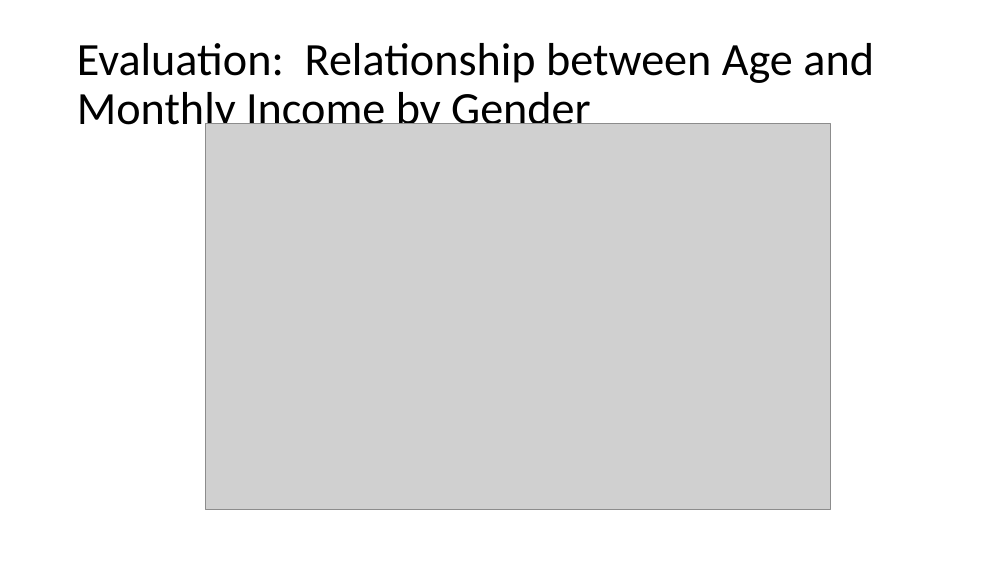
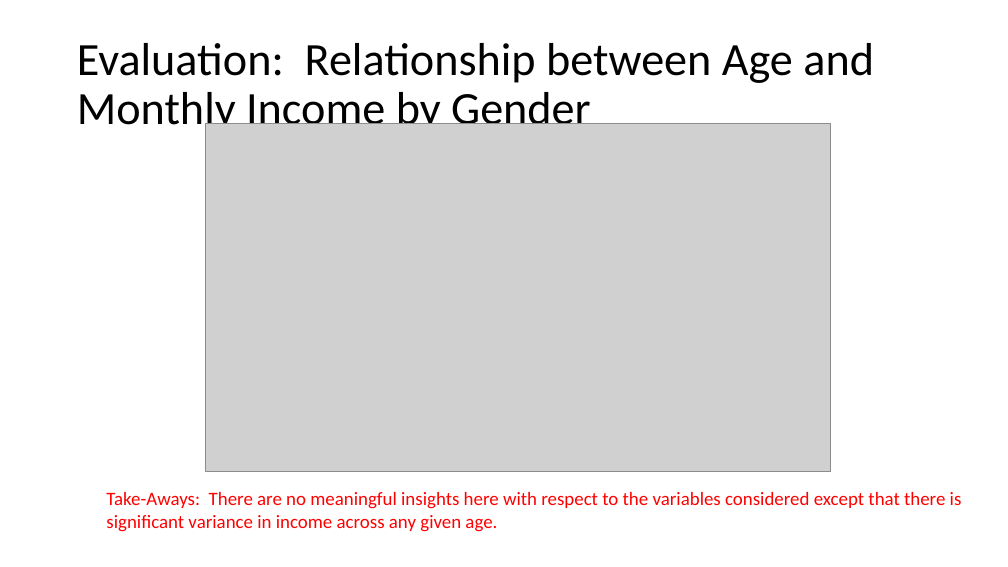
Before and after one commit to bdelahoussaye/CaseStudy2, a slide deck: slide 13 of Final Presentation_TEAM VARIANCE 6306.pptx (slide 14 before the commit). Drawn at 1008x567 pixels with LibreOffice and Linux fonts; fonts in the diff are those of the drawing; grey boxes stand for pictures. Boxes give left, top, right and bottom in pixels: in the first picture for what was removed or moved away, otherwise in the second. Text is boxed around its words. In the diff, an @@ line names an element or a change of style, - is before the commit and + after.

```diff
--- a/Final Presentation_TEAM VARIANCE 6306.pptx
+++ b/Final Presentation_TEAM VARIANCE 6306.pptx
@@ picture: place and size @@
-picture at [206,124,830,510]
+picture at [206,124,830,472]
@@ text added at [106,492,962,532], 18 pt, text #FF0000 @@
+Take-Aways: There are no meaningful insights here with respect to the variables considered except that there is significant variance in income across any given age.
```
Also in this commit, not shown: 13 other slides changed, 2 slides added, 1 other file.
